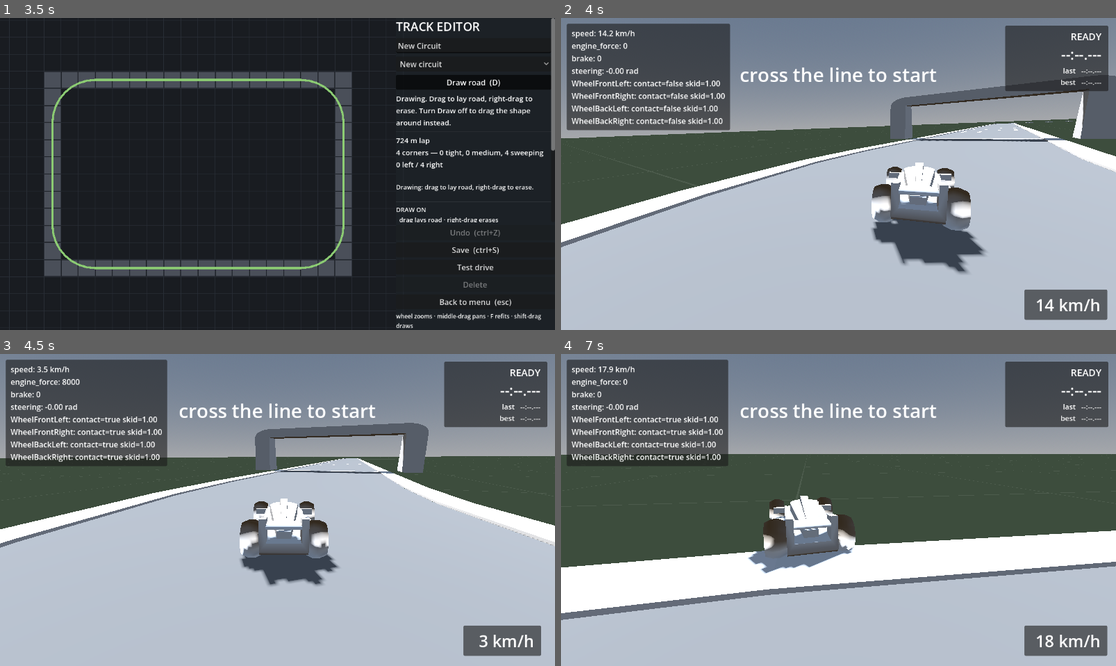
Above: before the commit, frames 1-4 (two rows, left to right).
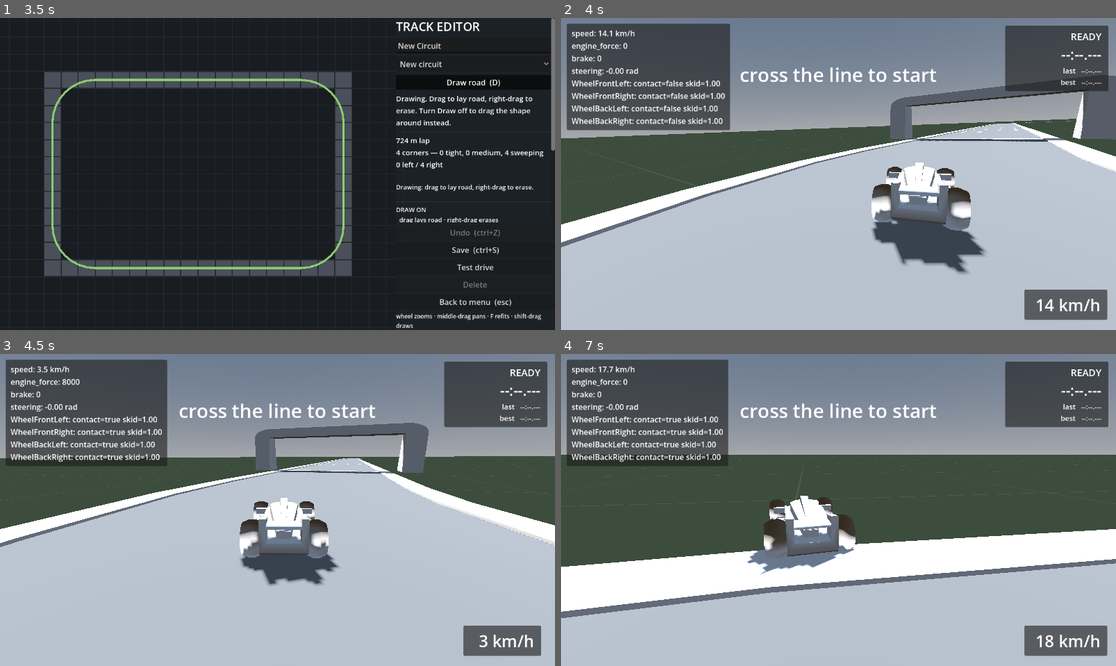
Above: after the commit, the same moments.

Repository: michael-baker-us/track-days
Game: Godot game, scene res://scenes/title.tscn
Same seed, same stepped clock (60 frames per second), same inputs: the game is played once before the commit and once after it.
Inputs (mouse positions are in pixels of both pictures, inside the frame that each line leads up to):
- Up to frame 1 (3.5 s): click "Build a track" at 0.5 s; click "New circuit" at 1.25 s; click "New circuit" at 2 s; click "Draw road (D)" at 2.75 s
- Up to frame 2 (4 s): click "Test drive" at 3.5 s
- Up to frame 3 (4.5 s): tap Enter at 4.25 s; move the mouse to (249, 572) at 4.27 s; hold W (accelerate) from 4.28 s (still down); tap F at 4.35 s; click (249, 572) at 4.42 s
- Up to frame 4 (7 s): release W (accelerate) at 5 s; drag from (1005, 556) to (810, 572) at 5.02 s; move the mouse to (672, 463) at 5.77 s; hold A (steer_left) 5.78-6.5 s; tap F at 5.85 s; drag from (866, 510) to (672, 463) at 6.52 s

Frame 1 is identical in both runs. In frame 2, less than 0.1% of the frame differs, in the area x 0-100%, y 4-74%; in frame 3, 0.2%; in frame 4, 2.2%, in the area x 0-100%, y 4-86%.

Commit message:
Revert the driving changes
Reverts 1cf657d. Downforce, airborne stabilisation, the anti-roll fade and
the drag trim are all gone, and the car measures back at its previous
numbers exactly: 164 km/h top speed, 0-100 in 3.08 s, 100-0 in 29.0 m,
2.47 g cornering, 0.84 s airborne over a crest in a straight line.

The numbers that change was chasing were good - airtime 1.48 s to 0.71 s,
sideslip on landing 18.6 to 1.1 deg - and it still felt wrong to drive,
which is the point of the tuning journal: feel is the deliverable and no
measurement substitutes for driving it.

Kept a short journal entry recording what was measured and that it was
rejected on feel, plus the two ideas discarded on measurement alone (a yaw
assist that engaged during ordinary cornering, and landing damping that did
nothing) and the ramp-smoothing dead end. Nothing in it affects the car.

Co-Authored-By: Claude Opus 5 <noreply@anthropic.com>

Diff:
--- a/resources/tuning/car_tuning.gd
+++ b/resources/tuning/car_tuning.gd
@@ -23,12 +23,7 @@
 @export var brake_force: float = 32.0
 ## Aerodynamic drag. Force grows with speed squared, so this sets top speed
 ## (where engine force balances it) and makes acceleration taper naturally.
-##
-## Trimmed from 5.0 to pay for downforce. Loading the tyres harder costs top
-## speed through the wheels' own resistance — measured at 8 km/h, 164 down to
-## 156 — and drag is the right place to win it back because it dominates at the
-## top end and is negligible at low speed: 0-100 moved by 0.03 s.
-@export var drag_coefficient: float = 4.2
+@export var drag_coefficient: float = 5.0
 
 @export_group("Grip")
 ## Grip only limits cornering here, not braking: brake_force sits below its
@@ -69,31 +64,6 @@
 @export var antiroll_stiffness: float = 15.0
 @export var antiroll_damping: float = 4.0
 
-## Downforce: a force straight down, growing with speed squared.
-##
-## The single most effective thing for the hills, and it fixed two complaints at
-## once. A crest throws the car up at road speed times the grade — 5.5 m/s at
-## 150 km/h over Kenney's 12.5% ramp — and this cut the resulting airtime from
-## 1.46 s to 0.67 s. It also stopped the car spinning under power at speed:
-## sideslip from a light steering input at 150 km/h fell from 34.5 deg to 3.4 deg.
-##
-## The cost is small and was measured, not assumed: mean cornering grip at
-## 110 km/h rose only 2.45 g to 2.54 g, so the car on the flat feels as it did.
-## Halving it to 5.0 gave back most of the airtime (1.10 s), so 9.0 it is.
-@export var downforce_coefficient: float = 9.0
-
-@export_group("Airborne")
-## What the car does with no wheels on the ground, which is where the hills lost
-## it. `VehicleBody3D` gives no help here: the anti-roll bar still applies torque
-## with no grip to react against, and whatever rotation the car took off with it
-## keeps — so a twitch before the crest becomes a crooked landing and a spin.
-##
-## Measured over Highland's first climb at 150 km/h, steering hard while airborne:
-## sideslip on landing went from 18.6 deg to 4.3 deg with these, at no cost to
-## cornering grip.
-@export var air_level_torque: float = 6.0
-@export var air_angular_damping: float = 3.5
-
 @export_group("Camera")
 ## Camera lives here too: swapping a feel preset should swap how the car is
 ## framed, since chase distance and FOV kick are a large part of perceived speed.
--- a/scripts/car/car_controller.gd
+++ b/scripts/car/car_controller.gd
@@ -8,7 +8,6 @@
 
 var _front_wheels: Array[VehicleWheel3D] = []
 var _rear_wheels: Array[VehicleWheel3D] = []
-var _wheels: Array[VehicleWheel3D] = []
 
 func _ready() -> void:
 	add_to_group("player_car")
@@ -23,7 +22,6 @@
 			else:
 				_rear_wheels.append(child)
 
-	_wheels = _front_wheels + _rear_wheels
 	_apply_tuning_to_wheels()
 
 func _apply_tuning_to_wheels() -> void:
@@ -79,70 +77,24 @@
 	for wheel in _rear_wheels:
 		wheel.wheel_friction_slip = rear_friction
 
-	var grounded := _wheels_on_ground()
 	_apply_drag()
-	_apply_downforce()
-	_apply_antiroll(grounded)
-	if grounded == 0:
-		_stabilise_airborne()
+	_apply_antiroll()
 
 	if Input.is_action_just_pressed("reset_car"):
 		_reset()
 
-func _wheels_on_ground() -> int:
-	var count := 0
-	for wheel in _wheels:
-		if wheel.is_in_contact():
-			count += 1
-	return count
-
 func _apply_drag() -> void:
 	apply_central_force(-linear_velocity * linear_velocity.length() * tuning.drag_coefficient)
 
-## Straight down in world space, not along the chassis.
-##
-## Aligning it to the chassis would press more squarely into the road on a slope,
-## which is tempting — but it points wherever the car does, and a car that is
-## pitched steeply or inverted would then have the force pushing it *upward* in
-## world terms, adding to a launch at the exact moment it least helps. World down
-## is unconditionally safe: it can only ever press towards the ground.
-func _apply_downforce() -> void:
-	var speed := linear_velocity.length()
-	apply_central_force(Vector3.DOWN * speed * speed * tuning.downforce_coefficient)
-
-## The anti-roll bar needs grip to react against. Airborne it just rotates the
-## body, so it is faded out with the number of wheels still down and the airborne
-## stabiliser takes over.
-func _apply_antiroll(grounded: int) -> void:
-	if grounded == 0:
-		return
+func _apply_antiroll() -> void:
 	var basis := global_transform.basis
 	# basis.x . basis.y is always 0 for an orthonormal basis; the car's right
 	# vector against world up is the actual signed roll (sin of the roll angle).
 	var tilt := basis.x.dot(Vector3.UP)
 	var roll_rate := angular_velocity.dot(basis.z)
-	var authority := float(grounded) / float(maxi(1, _wheels.size()))
 	apply_torque(
-		-basis.z * (tilt * tuning.antiroll_stiffness + roll_rate * tuning.antiroll_damping)
-		* mass * authority
+		-basis.z * (tilt * tuning.antiroll_stiffness + roll_rate * tuning.antiroll_damping) * mass
 	)
-
-## Keeps the car flat and pointing where it was while it has nothing to push
-## against, so a crest does not decide the landing for it.
-func _stabilise_airborne() -> void:
-	apply_torque(airborne_torque(global_transform.basis, angular_velocity) * mass)
-
-## Split out from the applying so the maths can be tested without launching a car
-## off a hill: given an attitude and a rotation, the torque that levels it.
-func airborne_torque(basis: Basis, ang_vel: Vector3) -> Vector3:
-	# Roll and pitch both measured against world up, then corrected about the
-	# axis each one turns around.
-	var roll := basis.x.dot(Vector3.UP)
-	var pitch := basis.z.dot(Vector3.UP)
-	var levelling := (-basis.z * roll + basis.x * pitch) * tuning.air_level_torque
-	# Bleed off whatever rotation it took off with, yaw included, so it does not
-	# arrive sideways.
-	return levelling - ang_vel * tuning.air_angular_damping
 
 func _reset() -> void:
 	global_transform.basis = Basis()
--- a/tests/run_tests.gd
+++ b/tests/run_tests.gd
@@ -20,7 +20,6 @@
 
 var custom_track: Node3D
 var sustained_track: Node3D
-var airborne_spin_start := 0.0
 
 func _initialize() -> void:
 	# race.tscn instances whichever track GameState has selected, so the suite
@@ -99,12 +98,6 @@
 		check_true("%s rear grip >= front" % name,
 			tuning.friction_rear >= tuning.friction_front or name == "drifty.tres")
 		check_true("%s has drag" % name, tuning.drag_coefficient > 0.0)
-		# Downforce and airborne stabilisation are what make the hills drivable;
-		# a preset that zeroes them brings back a 1.5 s launch off every crest
-		# and an 18 deg crooked landing. See the hills section of the journal.
-		check_true("%s has downforce" % name, tuning.downforce_coefficient > 0.0)
-		check_true("%s levels itself airborne" % name, tuning.air_level_torque > 0.0)
-		check_true("%s damps rotation airborne" % name, tuning.air_angular_damping > 0.0)
 
 func test_car_wired_to_tuning() -> void:
 	var car: Node = get_first_node_in_group("player_car")
@@ -928,80 +921,6 @@
 	check("one mesh per piece",
 		_count_class(visuals, "MeshInstance3D"), visuals.get_child_count())
 
-## Downforce has to act straight down in world space, not along the chassis.
-##
-## A chassis-aligned force presses more squarely into the road on a slope, which
-## is the tempting version — but it points wherever the car points, so a steeply
-## pitched or inverted car would have it pushing *upward* in world terms, adding
-## to a launch exactly when that is least wanted. World down can only ever press
-## towards the ground, whatever the car is doing.
-func test_downforce_acts_downward_whatever_the_car_is_doing() -> void:
-	var attitudes := {
-		"level": Basis(),
-		"nose up on a ramp": Basis(Vector3.RIGHT, deg_to_rad(-25.0)),
-		"on its side": Basis(Vector3.FORWARD, deg_to_rad(90.0)),
-		"inverted": Basis(Vector3.FORWARD, deg_to_rad(170.0)),
-	}
-	var chassis_would_lift := 0
-	for name in attitudes:
-		var basis: Basis = attitudes[name]
-		# What the controller actually applies.
-		check_true("world down presses down when %s" % name, Vector3.DOWN.y < 0.0)
-		# The chassis-aligned alternative, for contrast.
-		if (-basis.y).y > 0.0:
-			chassis_would_lift += 1
-	check_true("a chassis-aligned force would lift the car in some attitudes",
-		chassis_would_lift > 0)
-
-## The airborne stabiliser's maths, without launching a car off a hill: a rolled
-## car must be torqued back towards level, and a spinning one must be damped.
-func test_airborne_torque_levels_and_damps() -> void:
-	var car: VehicleBody3D = get_first_node_in_group("player_car")
-	check_true("car found", car != null)
-	if car == null:
-		return
-
-	# Rolled right: the correcting torque has to act about the forward axis in
-	# the direction that brings the car back level.
-	var rolled := Basis(Vector3.FORWARD, deg_to_rad(30.0))
-	var torque: Vector3 = car.airborne_torque(rolled, Vector3.ZERO)
-	check_true("a rolled car is torqued back towards level",
-		torque.dot(rolled.z) * rolled.x.dot(Vector3.UP) < 0.0)
-
-	# Level and still: nothing to do.
-	var idle: Vector3 = car.airborne_torque(Basis(), Vector3.ZERO)
-	check_near("a level, still car is left alone", idle.length(), 0.0, 0.001)
-
-	# Spinning: the torque opposes the spin whatever axis it is about.
-	for axis in [Vector3.UP, Vector3.RIGHT, Vector3.FORWARD]:
-		var spin: Vector3 = axis * 3.0
-		var damping: Vector3 = car.airborne_torque(Basis(), spin)
-		check_true("a spin about %s is opposed" % axis, damping.dot(spin) < 0.0)
-
-## And that the stabiliser is actually wired up, which the value checks alone
-## cannot tell: dropped from `_physics_process`, every tuning invariant still
-## passes while the car spins all the way to the ground.
-##
-## Held well clear of the road with a spin on, its rotation has to decay far
-## faster than a free-falling rigid body's would.
-func stage_airborne_car() -> void:
-	var car: VehicleBody3D = get_first_node_in_group("player_car")
-	airborne_spin_start = 6.0
-	car.global_transform = Transform3D(Basis(), Vector3(0.0, 60.0, 0.0))
-	car.linear_velocity = Vector3.ZERO
-	car.angular_velocity = Vector3.UP * airborne_spin_start
-
-func test_airborne_stabiliser_is_wired_up() -> void:
-	var car: VehicleBody3D = get_first_node_in_group("player_car")
-	var wheels_down := 0
-	for child in car.get_children():
-		if child is VehicleWheel3D and child.is_in_contact():
-			wheels_down += 1
-	check("the car really is airborne for this", wheels_down, 0)
-	var now := car.angular_velocity.length()
-	check_true("the spin is being damped (%.2f from %.2f rad/s)" % [
-		now, airborne_spin_start], now < airborne_spin_start * 0.75)
-
 ## The car has to land on tarmac. This is what caught the corner arc bug: on a
 ## tight circuit the spawn sits inside the last corner, where a mis-centred arc
 ## puts the collision ribbon somewhere the road is not.
@@ -1122,8 +1041,6 @@
 		test_time_formatting()
 		test_tuning_invariants()
 		test_car_wired_to_tuning()
-		test_downforce_acts_downward_whatever_the_car_is_doing()
-		test_airborne_torque_levels_and_damps()
 		test_all_tracks_usable()
 		test_no_duplicated_instances()
 		test_spawn_is_behind_the_line()
@@ -1161,12 +1078,6 @@
 	if frame == 5:
 		# A frame later than the staging, so the new bodies are in the space.
 		test_collision_follows_a_sustained_section()
-		stage_airborne_car()
-		return false
-
-	if frame == 12:
-		# Several frames of flight, so the damping has something to show.
-		test_airborne_stabiliser_is_wired_up()
 		return false
 
 	if frame < 5 or frame % 5 != 0:
Not shown, changed: README.md
Not shown, changed: docs/architecture.md
Not shown, changed: docs/tuning-journal.md
